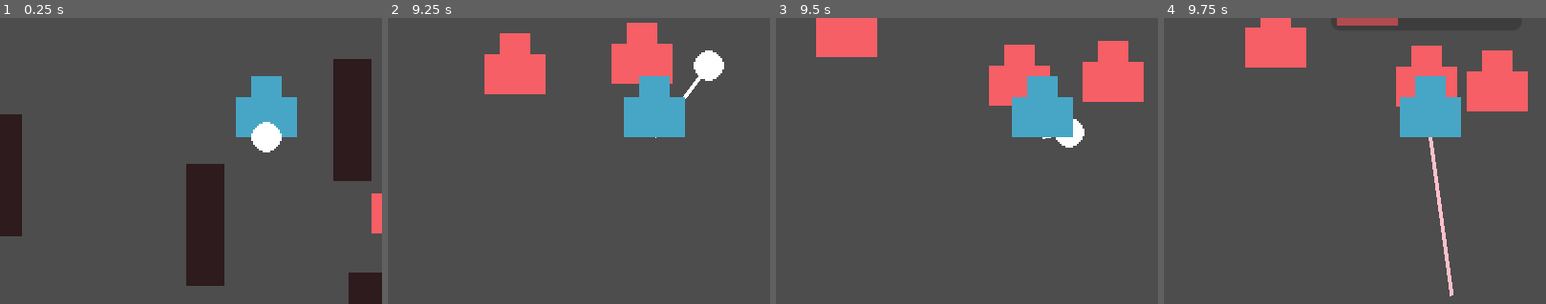
Above: before the commit, frames 1-4 (left to right).
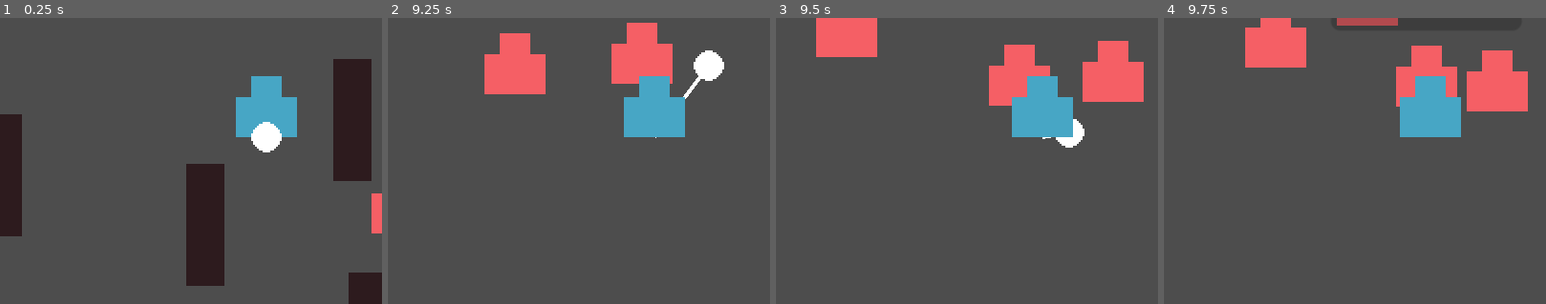
Above: after the commit, the same moments.

Repository: martindzejky/gmtk2025
Game: Godot game, scene res://main.tscn
Two runs of this game, one before a commit and one after it. Both use one fixed random seed, a clock stepped at 60 frames per second and the inputs below.
Inputs (mouse positions are % of the whole screen's width and height, from its top left):
- Up to frame 1 (0.25 s): no input
- Up to frame 2 (9.25 s): move the mouse to (45, 70) at 0.52 s; hold W (move_up) 0.53-2.03 s; click (45, 70) at 0.6 s; move the mouse to (80, 65) at 1.27 s; click (80, 65) at 1.35 s; move the mouse to (20, 35) at 2.02 s; hold A (move_left) 2.03-3.53 s; click (20, 35) at 2.1 s; move the mouse to (55, 50) at 2.77 s; click (55, 50) at 2.85 s; move the mouse to (35, 25) at 3.52 s; hold S (move_down) 3.53-4.28 s; click (35, 25) at 3.6 s; move the mouse to (72, 45) at 4.27 s; hold D (move_right) 4.28-5.03 s; click (72, 45) at 4.35 s; move the mouse to (30, 55) at 5.02 s; hold W (move_up) 5.03-5.78 s; click (30, 55) at 5.1 s; move the mouse to (60, 28) at 5.77 s; hold D (move_right) 5.78-8.03 s; click (60, 28) at 5.85 s; move the mouse to (45, 70) at 6.52 s; click (45, 70) at 6.6 s; move the mouse to (80, 65) at 7.27 s; click (80, 65) at 7.35 s; move the mouse to (20, 35) at 8.02 s; hold S (move_down) 8.03-8.78 s; click (20, 35) at 8.1 s; move the mouse to (55, 50) at 8.77 s; hold A (move_left) from 8.78 s (still down); click (55, 50) at 8.85 s
- Up to frame 3 (9.5 s): keep holding A (move_left)
- Up to frame 4 (9.75 s): move the mouse to (35, 25) at 9.52 s; release A (move_left) at 9.53 s; hold W (move_up) from 9.53 s (still down); click (35, 25) at 9.6 s
The pictures show only the part of the screen within x 15-65%, y 29-79%; the shares and areas given below are measured in that part.

Frames 1-3 are identical in both runs. In frame 4, 0.6% of the frame differs, in the area x 69-76%, y 41-98%.

Commit message:
hide starting direction
Signed-off-by: Martin Jakubik <martindzejky@gmail.com>

Diff:
--- a/scripts/hook.gd
+++ b/scripts/hook.gd
@@ -108,16 +108,13 @@
         raycast.target_position = player.global_position - global_position
 
 func _draw():
-  if state != State.WITH_PLAYER:
-    # draw chain to the player or first segment
-    if segments.size() > 0:
-      draw_line(Vector2.ZERO, segments[0].global_position - global_position, Color.WHITE, 2.0)
-    else:
-      draw_line(Vector2.ZERO, player.global_position - global_position, Color.WHITE, 2.0)
+  if state == State.WITH_PLAYER: return
 
-  if state == State.HOOKED:
-    # draw the starting direction
-    draw_line(Vector2.ZERO, Vector2.RIGHT.rotated(starting_angle) * 100, Color.PINK, 2.0)
+  # draw chain to the player or first segment
+  if segments.size() > 0:
+    draw_line(Vector2.ZERO, segments[0].global_position - global_position, Color.WHITE, 2.0)
+  else:
+    draw_line(Vector2.ZERO, player.global_position - global_position, Color.WHITE, 2.0)
 
 
 func _on_body_entered(body: Node2D):
